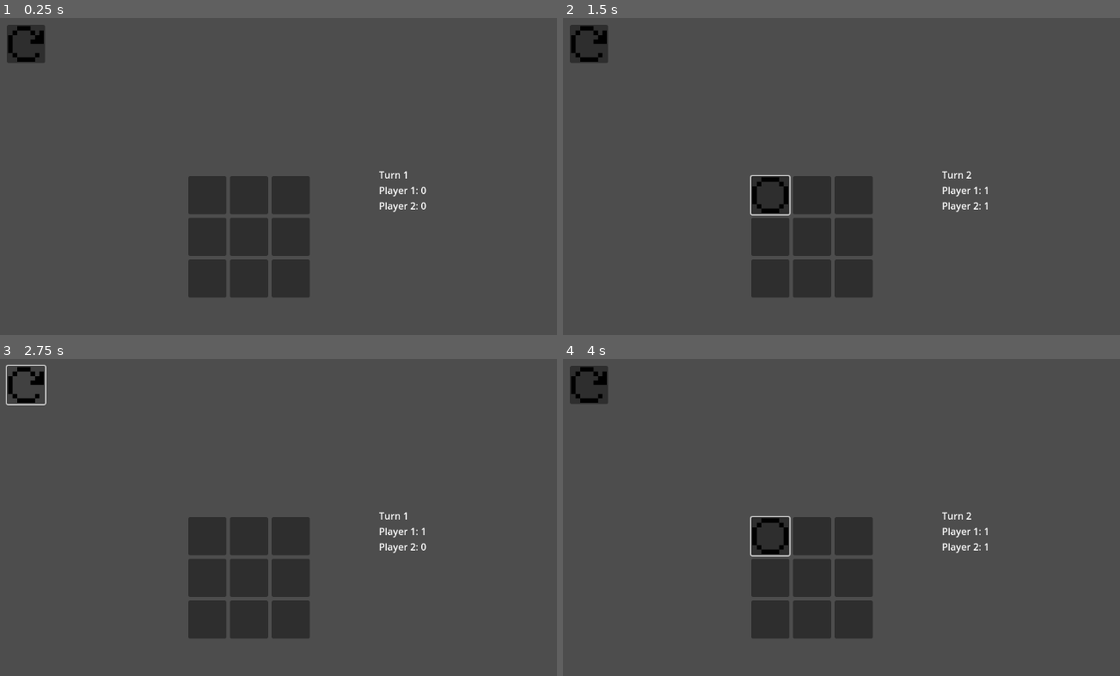
Above: before the commit, frames 1-4 (two rows, left to right).
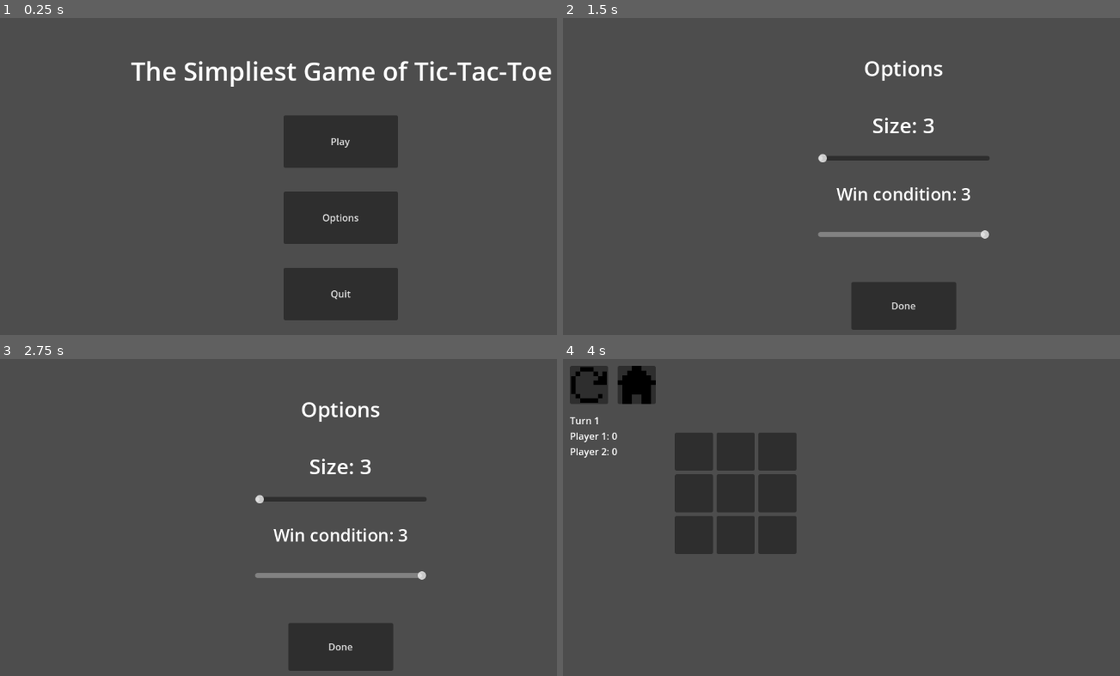
Above: after the commit, the same moments.

Repository: nhunghia1992/tic-tac-toe-godot
Game: Godot game, scene res://menu.tscn
Same seed, same stepped clock (60 frames per second), same inputs: the game is played once before the commit and once after it. Before the commit the project starts from res://global.tscn.
Inputs (mouse positions are in pixels of both pictures, inside the frame that each line leads up to; where the layout moved, square brackets give the same spot in the first picture):
- Up to frame 1 (0.25 s): no input
- Up to frame 2 (1.5 s): click (769, 195) at 0.52 s; click (902, 217) at 1.25 s, where only the run after the commit has a clickable "Options"
- Up to frame 3 (2.75 s): click (27, 384) at 2.02 s
- Up to frame 4 (4 s): click (902, 647) [769, 536] at 2.75 s; click (902, 482) at 3.5 s, where only the run after the commit has a clickable "Play"

The runs differ from the first frame. In frame 1, 18% of the frame differs, in the area x 1-100%, y 2-96%; in frame 2, 12%; in frame 3, 12%; in frame 4, 15%.

Commit message:
Added a home scene, an option scene, and a quit button. In addition, made a few small adjustment to the UI.

Diff:
--- a/Buttons.gd
+++ b/Buttons.gd
@@ -14,7 +14,7 @@
 	for j in range(n):
 		for i in range(n):
 			var temp = but.instantiate()
-			temp.position = Vector2(320 + i * 70 ,270 + j * 70)
+			temp.position = Vector2(192 + i * 70 ,128 + j * 70)
 			temp.x = i
 			temp.y = j
 			temp.id = temp.x + temp.y * n
@@ -22,10 +22,6 @@
 	children = $".".get_children()
 
 func restart():
-	pass
-
-func _on_restart_button_pressed():
-	propagate_call("restart", [] , false)
 	Game.player1.clear()
 	Game.player2.clear()
 	Game.player1.resize(Game.max_id)
@@ -37,6 +33,10 @@
 	Turn.timeP1 = 0.0
 	Turn.timeP2 = 0.0
 
+func _on_restart_button_pressed():
+	propagate_call("restart", [] , false)
+
+
 func create_highlight(list):
 	for i in list:
 		children[i].add_highlight()
--- a/Game.gd
+++ b/Game.gd
@@ -9,6 +9,15 @@
 func _ready():
 	player1.resize(max_id)
 	player2.resize(max_id)
+
+
+func change_settings(new_size, new_win_condition):
+	size = new_size
+	win_condition = new_win_condition
+	max_id = pow(new_size,2)
+	player1.resize(max_id)
+	player2.resize(max_id)
+	print(max_id)
 
 func check_winner():
 	var winner = -1
--- a/Turn.gd
+++ b/Turn.gd
@@ -4,25 +4,25 @@
 var game_condition = "Undecided"
 var timeP1 = 0.0
 var timeP2 = 0.0
+var current_scene = "menu"
 
 
 func _ready():
-	Turn.position = Vector2(640,256)
+	Turn.position = Vector2(16,96)
 
+func change_current_scene(scene_name):
+	current_scene = scene_name
 
-func _process(_delta):
-	#if winner == -1 && turn_number <= Game.max_id:
-	#	text = "Turn " + str(turn_number)
-
+func change_text(delta):
 	if winner != -1:
 		game_condition = "Player " + str(winner) + " wins"
 	elif turn_number > Game.max_id:
 		game_condition = "Draw"
 
 	if turn_number%2 == 1 && game_condition == "Undecided":
-		timeP1 += _delta
+		timeP1 += delta
 	if turn_number%2 == 0 && game_condition == "Undecided":
-		timeP2 += _delta
+		timeP2 += delta
 	var timeP1_rounded = round(timeP1)
 	var timeP2_rounded = round(timeP2)
 
@@ -32,3 +32,11 @@
 		text = "Turn " + str(turn_number)  + players_info
 	else:
 		text = game_condition + players_info
+
+func _process(_delta):
+	#if winner == -1 && turn_number <= Game.max_id:
+	#	text = "Turn " + str(turn_number)
+	if current_scene == "global":
+		change_text(_delta)
+	else:
+		text = ""
--- /dev/null
+++ b/global.gd
@@ -0,0 +1,8 @@
+extends Node2D
+
+
+
+func _on_menu_pressed():
+	$Buttons.restart()
+	Turn.current_scene = "menu"
+	get_tree().change_scene_to_file("res://menu.tscn")
--- a/global.tscn
+++ b/global.tscn
@@ -1,9 +1,12 @@
-[gd_scene load_steps=3 format=3 uid="uid://le281qrr4ijb"]
+[gd_scene load_steps=5 format=3 uid="uid://le281qrr4ijb"]
 
 [ext_resource type="Script" path="res://Buttons.gd" id="1_gackq"]
+[ext_resource type="Script" path="res://global.gd" id="1_pw6p5"]
 [ext_resource type="Texture2D" uid="uid://cirbonxlp5f6n" path="res://Sprites/restart_button.png" id="2_jwebr"]
+[ext_resource type="Texture2D" uid="uid://bnjvuq7amgm4p" path="res://Sprites/Home.png" id="3_w0ecr"]
 
 [node name="global" type="Node2D"]
+script = ExtResource("1_pw6p5")
 
 [node name="Buttons" type="Node" parent="."]
 script = ExtResource("1_gackq")
@@ -21,5 +24,17 @@
 
 [node name="DeleteNode" type="Node" parent="."]
 
+[node name="Menu" type="Button" parent="."]
+offset_left = 96.0
+offset_top = 16.0
+offset_right = 160.0
+offset_bottom = 80.0
+
+[node name="Home" type="Sprite2D" parent="Menu"]
+position = Vector2(32, 32)
+scale = Vector2(0.8, 0.8)
+texture = ExtResource("3_w0ecr")
+
 [connection signal="pressed" from="RestartButton" to="Buttons" method="_on_restart_button_pressed"]
 [connection signal="pressed" from="RestartButton" to="RestartButton" method="_on_pressed"]
+[connection signal="pressed" from="Menu" to="." method="_on_menu_pressed"]
--- /dev/null
+++ b/menu.gd
@@ -0,0 +1,16 @@
+extends Node2D
+
+
+func _on_play_pressed():
+	get_tree().change_scene_to_file("res://global.tscn")
+	Turn.change_current_scene("global")
+
+
+
+func _on_options_pressed():
+	get_tree().change_scene_to_file("res://options.tscn")
+	Turn.change_current_scene("options")
+
+func _on_quit_pressed():
+	get_tree().quit()
+	Turn.change_current_scene("bye")
--- /dev/null
+++ b/menu.tscn
@@ -0,0 +1,40 @@
+[gd_scene load_steps=2 format=3 uid="uid://c7bqn5kxir3dv"]
+
+[ext_resource type="Script" path="res://menu.gd" id="1_o2ebu"]
+
+[node name="Menu" type="Node2D"]
+script = ExtResource("1_o2ebu")
+
+[node name="Label" type="Label" parent="."]
+offset_left = 224.0
+offset_top = 64.0
+offset_right = 929.0
+offset_bottom = 123.0
+theme_override_font_sizes/font_size = 43
+text = "The Simpliest Game of Tic-Tac-Toe"
+max_lines_visible = 1
+
+[node name="Play" type="Button" parent="."]
+offset_left = 480.0
+offset_top = 168.0
+offset_right = 672.0
+offset_bottom = 256.0
+text = "Play"
+
+[node name="Options" type="Button" parent="."]
+offset_left = 480.0
+offset_top = 296.0
+offset_right = 672.0
+offset_bottom = 384.0
+text = "Options"
+
+[node name="Quit" type="Button" parent="."]
+offset_left = 480.0
+offset_top = 424.0
+offset_right = 672.0
+offset_bottom = 512.0
+text = "Quit"
+
+[connection signal="pressed" from="Play" to="." method="_on_play_pressed"]
+[connection signal="pressed" from="Options" to="." method="_on_options_pressed"]
+[connection signal="pressed" from="Quit" to="." method="_on_quit_pressed"]
--- /dev/null
+++ b/options.gd
@@ -0,0 +1,22 @@
+extends Node2D
+
+
+func _on_button_pressed():
+	get_tree().change_scene_to_file("res://menu.tscn")
+	Turn.change_current_scene("menu")
+
+
+
+
+func _on_size_drag_ended(_value_changed):
+	$"Label Size".text = "Size: " + str($Size.value)
+	Game.size = $Size.value
+	$"Win condition".set_max($Size.value)
+	$"Label Win".text = "Win condition: " + str($"Win condition".value)
+	Game.change_settings($Size.value,$"Win condition".value)
+
+
+func _on_win_condition_drag_ended(_value_changed):
+	$"Label Win".text = "Win condition: " + str($"Win condition".value)
+	Game.win_condition = $"Win condition".value
+	Game.change_settings($Size.value,$"Win condition".value)
--- /dev/null
+++ b/options.tscn
@@ -0,0 +1,62 @@
+[gd_scene load_steps=2 format=3 uid="uid://ccmihpcvk2n0a"]
+
+[ext_resource type="Script" path="res://options.gd" id="1_c5f4r"]
+
+[node name="Options" type="Node2D"]
+script = ExtResource("1_c5f4r")
+
+[node name="Size" type="HSlider" parent="."]
+offset_left = 432.0
+offset_top = 232.0
+offset_right = 720.0
+offset_bottom = 248.0
+min_value = 3.0
+max_value = 8.0
+value = 3.0
+
+[node name="Win condition" type="HSlider" parent="."]
+offset_left = 432.0
+offset_top = 360.0
+offset_right = 720.0
+offset_bottom = 376.0
+min_value = 3.0
+max_value = 3.0
+value = 3.0
+
+[node name="Label Win" type="Label" parent="."]
+offset_left = 440.0
+offset_top = 280.0
+offset_right = 712.0
+offset_bottom = 335.0
+theme_override_font_sizes/font_size = 29
+text = "Win condition: 3"
+horizontal_alignment = 1
+
+[node name="Label Size" type="Label" parent="."]
+offset_left = 440.0
+offset_top = 160.0
+offset_right = 712.0
+offset_bottom = 215.0
+theme_override_font_sizes/font_size = 35
+text = "Size: 3"
+horizontal_alignment = 1
+
+[node name="Label" type="Label" parent="."]
+offset_left = 440.0
+offset_top = 64.0
+offset_right = 712.0
+offset_bottom = 119.0
+theme_override_font_sizes/font_size = 35
+text = "Options"
+horizontal_alignment = 1
+
+[node name="Button" type="Button" parent="."]
+offset_left = 488.0
+offset_top = 448.0
+offset_right = 664.0
+offset_bottom = 528.0
+text = "Done"
+
+[connection signal="drag_ended" from="Size" to="." method="_on_size_drag_ended"]
+[connection signal="drag_ended" from="Win condition" to="." method="_on_win_condition_drag_ended"]
+[connection signal="pressed" from="Button" to="." method="_on_button_pressed"]
--- a/project.godot
+++ b/project.godot
@@ -11,7 +11,7 @@
 [application]
 
 config/name="Tic Tac Toe"
-run/main_scene="res://global.tscn"
+run/main_scene="res://menu.tscn"
 config/features=PackedStringArray("4.2", "Forward Plus")
 config/icon="res://icon.svg"
 
Binary file added: Sprites/Home.png
Not shown, added: Sprites/Home.png.import
